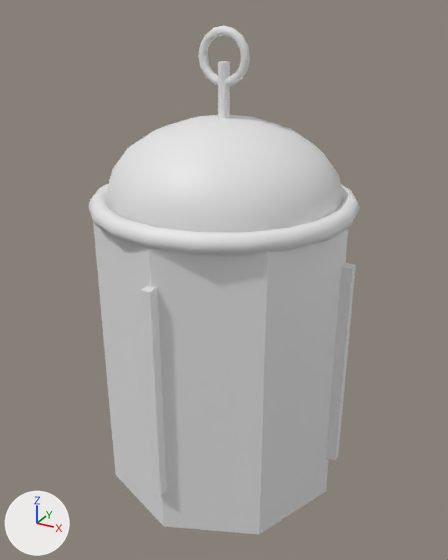
Before and after pictures for a commit that changed the Blender file weapons_model.blend/emp_grenade.blend.
One viewpoint serves both versions: a camera (50 mm lens) standing at (2.35, -4.27, 3.99) and looking at (0.02, -0.03, 1.87). Every picture has the same lights, and +X, +Y and +Z are marked at lower left. The first picture is the older version.

The scene before the commit, as lines of its bpy script (objects in view):
```python
ob_body = bpy.data.objects.new('Body', me_cylinder)
ob_body.parent = ob_emp_grenade
ob_body.location = (0.0, 0.0, 1.3)
ob_dome = bpy.data.objects.new('Dome', me_sphere)
ob_dome.parent = ob_emp_grenade
ob_dome.location = (0.0, 0.0, 2.6)
ob_glowring_top = bpy.data.objects.new('GlowRing_Top', me_torus)
ob_glowring_top.parent = ob_emp_grenade
ob_glowring_top.location = (0.0, 0.0, 2.55)
ob_glowstripe_0 = bpy.data.objects.new('GlowStripe_0', me_cube)
ob_glowstripe_0.parent = ob_emp_grenade
ob_glowstripe_0.location = (1.02, 0.0, 1.3)
ob_glowstripe_3 = bpy.data.objects.new('GlowStripe_3', me_cube_003)
ob_glowstripe_3.parent = ob_emp_grenade
ob_glowstripe_3.location = (0.0, -1.02, 1.3)
ob_pin = bpy.data.objects.new('Pin', me_cylinder_001)
ob_pin.parent = ob_emp_grenade
ob_pin.location = (0.0, 0.0, 3.393)
ob_pinring = bpy.data.objects.new('PinRing', me_torus_001)
ob_pinring.parent = ob_emp_grenade
ob_pinring.location = (0.0, 0.0, 3.652)
ob_pinring.rotation_euler = (1.571, 0.0, 0.0)  # degrees (90, 0, 0)
```
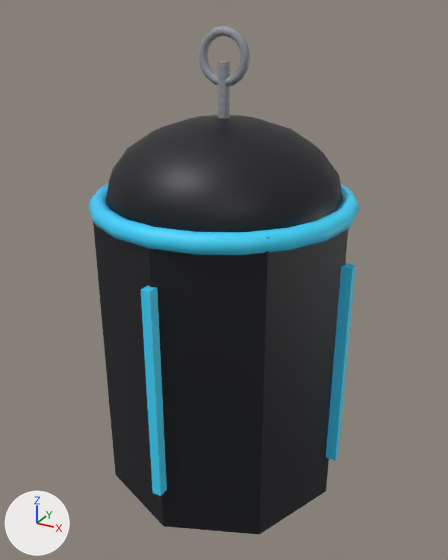
Boxes (x1, y1, x2, y2) around the edits, measured in the pictures (448 x 560 px):
'Body', surface changed (white to black): (93, 209, 348, 534) in both
'Dome', surface changed (white to black): (105, 115, 343, 232) in both
'GlowRing_Top', surface changed (white to cyan): (88, 183, 360, 255) in both
'GlowStripe_3', surface changed (white to cyan): (141, 286, 167, 496) in both
'GlowStripe_0', surface changed (white to cyan): (326, 263, 356, 461) in both
'PinRing', surface changed (white to grey): (198, 25, 250, 86) in both
'Pin', surface changed (white to grey): (218, 61, 230, 119) in both

Diff of the bpy script that builds the scene:
```diff
--- a/weapons_model.blend/emp_grenade.blend.py
+++ b/weapons_model.blend/emp_grenade.blend.py
@@ img_grenade_pin_color_png @@
+img_grenade_pin_color_png = load_image('grenade_pin_color.png', '../Assets/materials/grenade_pin_color.png', 256, 256, 'sRGB')
@@ img_emp_glow_color_png @@
+img_emp_glow_color_png = load_image('emp_glow_color.png', '../Assets/materials/emp_glow_color.png', 256, 256, 'sRGB')
@@ img_emp_body_color_png @@
+img_emp_body_color_png = load_image('emp_body_color.png', '../Assets/materials/emp_body_color.png', 256, 256, 'sRGB')
@@ mat_emp_body @@
 mat_emp_body = principled_material('Emp_Body')
-mat_emp_body.base_color = (0.8, 0.8, 0.8)  # white #e7e7e7
+mat_emp_body.texture = img_emp_body_color_png
@@ mat_emp_glow @@
 mat_emp_glow = principled_material('Emp_Glow')
-mat_emp_glow.base_color = (0.8, 0.8, 0.8)  # white #e7e7e7
+mat_emp_glow.texture = img_emp_glow_color_png
@@ mat_grenade_pin @@
 mat_grenade_pin = principled_material('Grenade_Pin')
-mat_grenade_pin.base_color = (0.8, 0.8, 0.8)  # white #e7e7e7
+mat_grenade_pin.texture = img_grenade_pin_color_png
```
